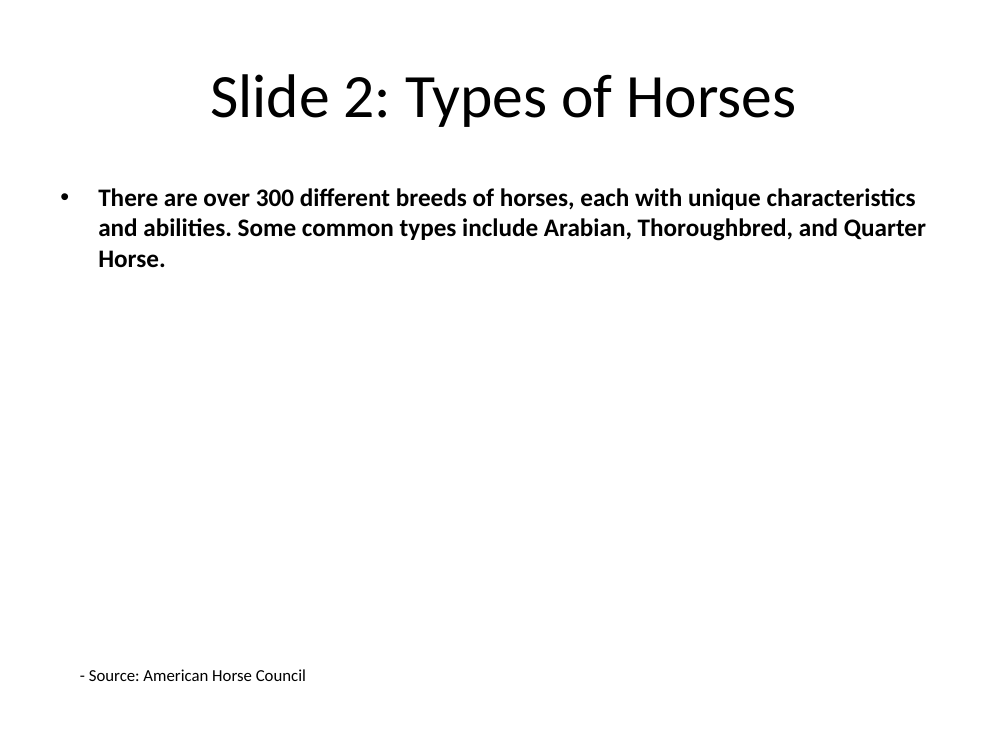
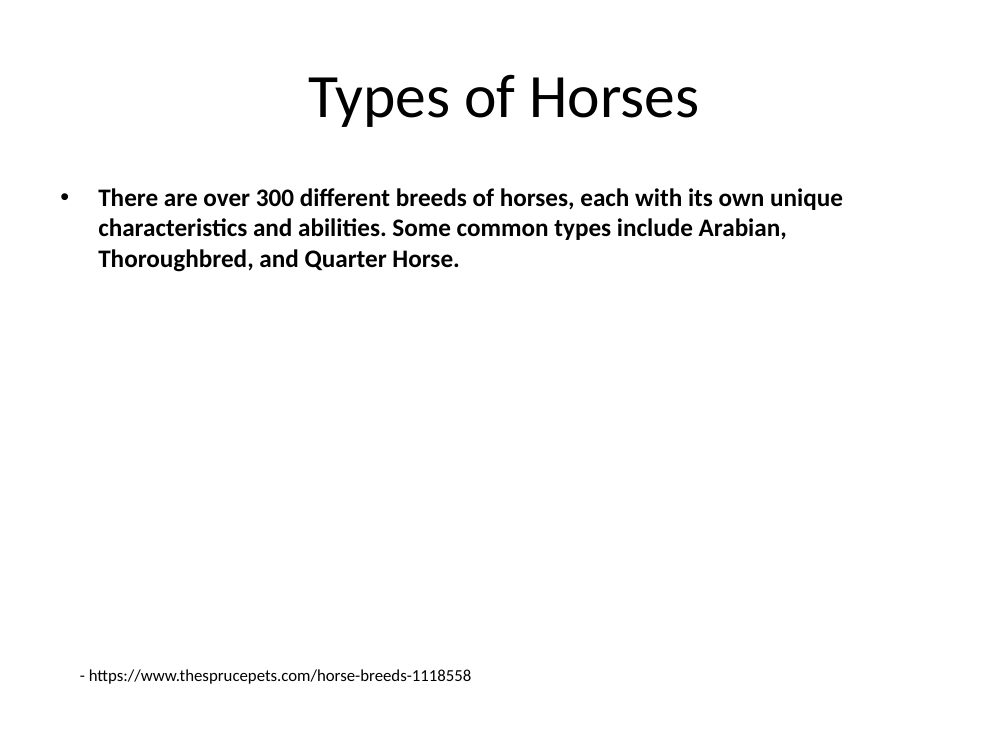
Before and after one commit to infrasvc-magang/test, a slide deck: slide 3 of backend/eksplor_individu/pptmaker-najmi/backend/project/PPTX/Horse_presentation.pptx. Drawn at 1008x756 pixels with LibreOffice and Linux fonts; fonts in the diff are those of the drawing. Boxes give left, top, right and bottom in pixels: in the first picture for what was removed or moved away, otherwise in the second. Text is boxed around its words. In the diff, an @@ line names an element or a change of style, - is before the commit and + after.

```diff
--- a/backend/eksplor_individu/pptmaker-najmi/backend/project/PPTX/Horse_presentation.pptx
+++ b/backend/eksplor_individu/pptmaker-najmi/backend/project/PPTX/Horse_presentation.pptx
@@ title at bbox=[308, 74, 699, 127]: text changed @@
-Slide 2: Types of Horses
+Types of Horses
@@ text at bbox=[98, 188, 843, 272]: text changed @@
-• There are over 300 different breeds of horses, each with unique characteristics and abilities. Some common types include Arabian, Thoroughbred, and Quarter Horse.
+• There are over 300 different breeds of horses, each with its own unique characteristics and abilities. Some common types include Arabian, Thoroughbred, and Quarter Horse.
@@ text at bbox=[89, 669, 472, 684]: text changed @@
-- Source: American Horse Council
+- https://www.thesprucepets.com/horse-breeds-1118558
```
Also in this commit, not shown: 8 other slides changed, 1 slide added, 1 slide removed, 7 other files.
